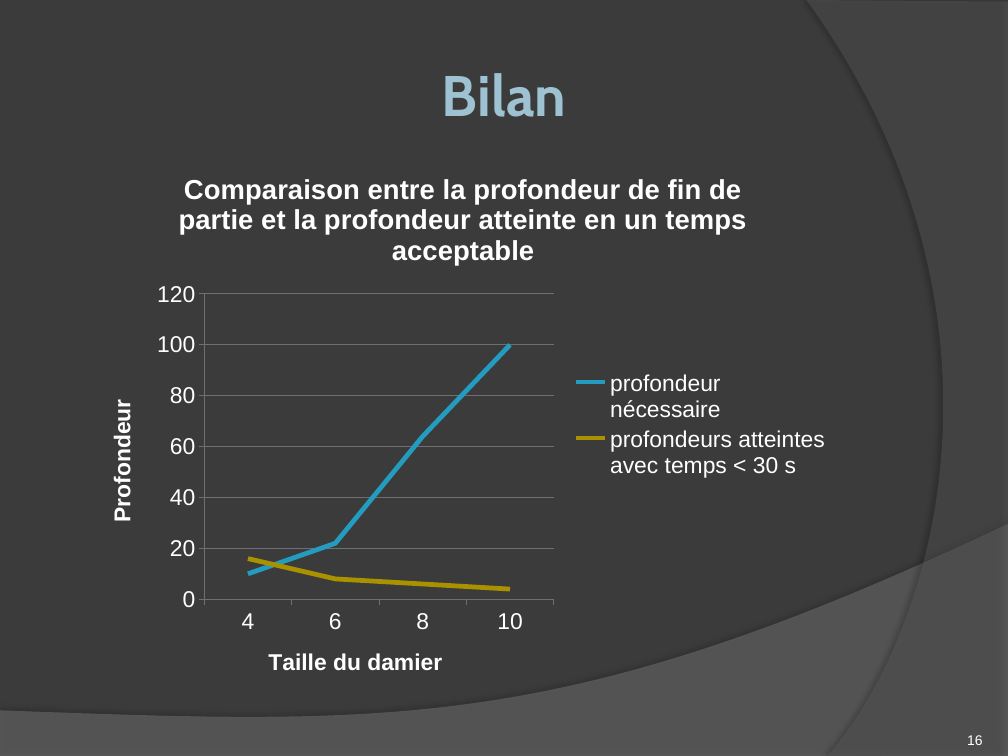
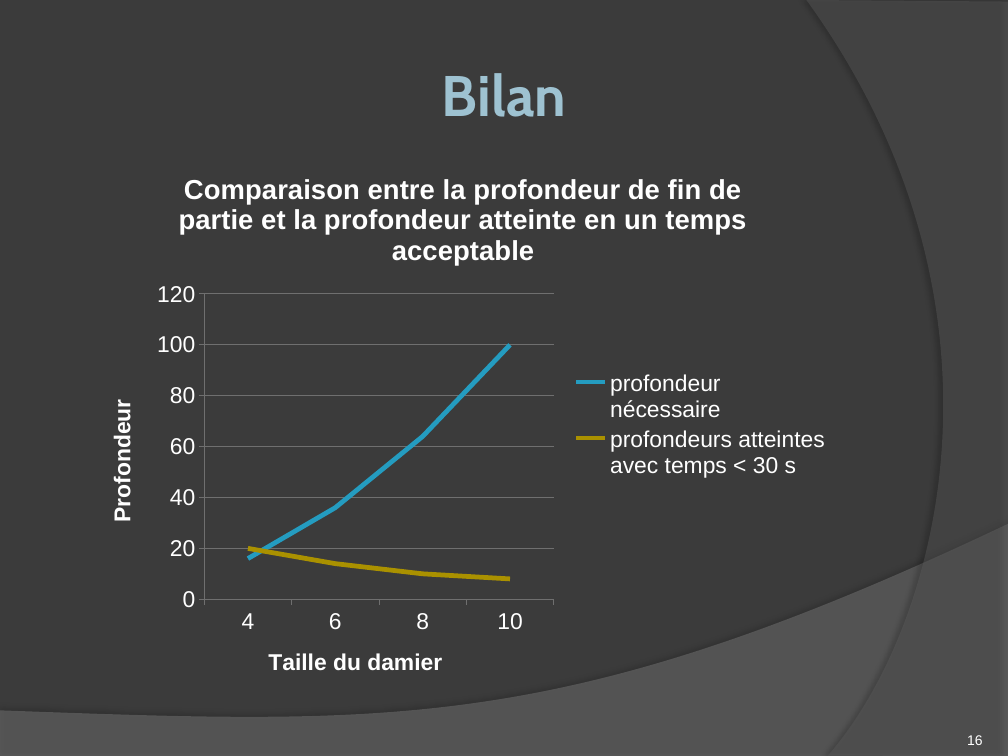
Before and after one commit to romaincarlsen/EtudesPratiques, a slide deck: slide 16 of Diapo Soutenance.pptx. Drawn at 1008x756 pixels with LibreOffice and Linux fonts; fonts in the diff are those of the drawing. Boxes give left, top, right and bottom in pixels: in the first picture for what was removed or moved away, otherwise in the second. Text is boxed around its words. In the diff, an @@ line names an element or a change of style, - is before the commit and + after.

```diff
--- a/Diapo Soutenance.pptx
+++ b/Diapo Soutenance.pptx
@@ line chart at box(86, 154, 840, 694) @@
@@ profondeur nécessaire, 4: 10 to 16 @@
@@ profondeur nécessaire, 6: 22 to 36 @@
-profondeurs atteintes avec temps < 30 s: 16, 8, 6, 4
+profondeurs atteintes avec temps < 30 s: 20, 14, 10, 8
```
Also in this commit, not shown: 1 other slide changed.
